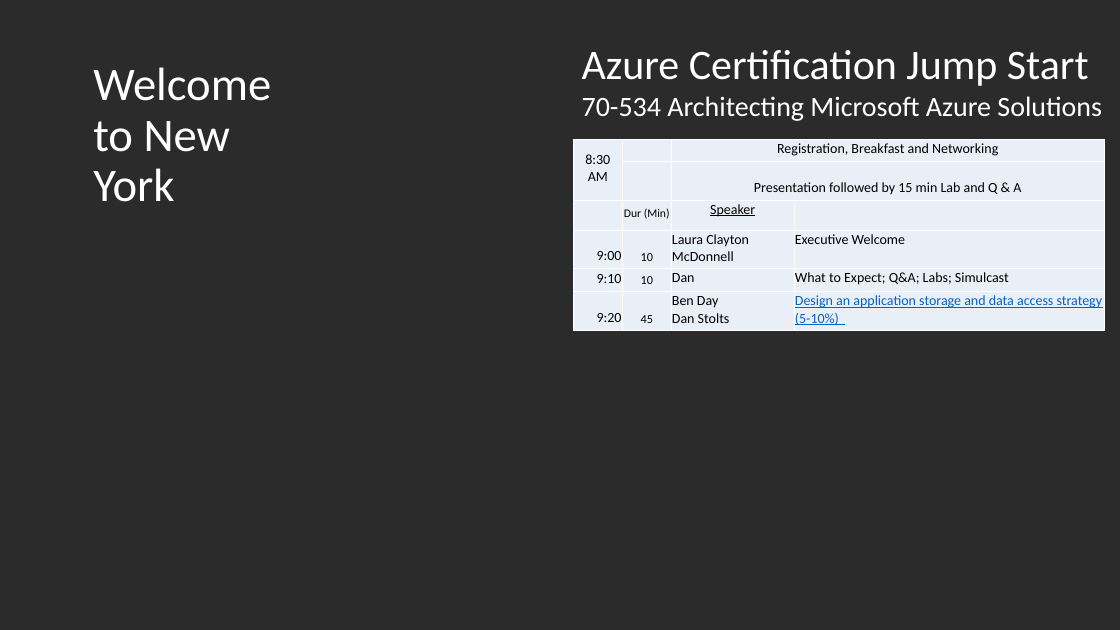
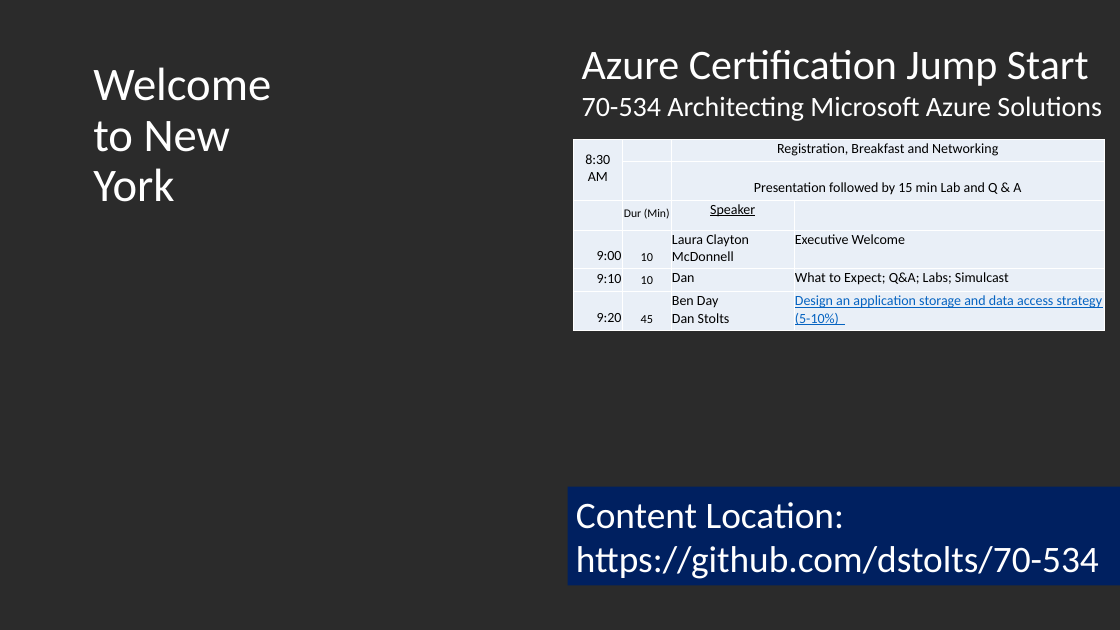
Before and after one commit to dstolts/70-534, a slide deck: slide 3 of Presentations/Opening-70-534-Certification-JumpStart-6-2017.pptx. Drawn at 1120x630 pixels with LibreOffice and Linux fonts; fonts in the diff are those of the drawing; background and template pictures are left out; a plain dark background stands for a picture behind light text. Boxes give left, top, right and bottom in pixels: in the first picture for what was removed or moved away, otherwise in the second. Text is boxed around its words. In the diff, an @@ line names an element or a change of style, - is before the commit and + after.

```diff
--- a/Presentations/Opening-70-534-Certification-JumpStart-6-2017.pptx
+++ b/Presentations/Opening-70-534-Certification-JumpStart-6-2017.pptx
@@ rectangle added at bbox=[568, 486, 1120, 586], fill #002060, 32 pt, text #FFFFFF @@
+Content Location:
+https://github.com/dstolts/70-534
```
Also in this commit, not shown: 1 other slide changed, 4 other files.
